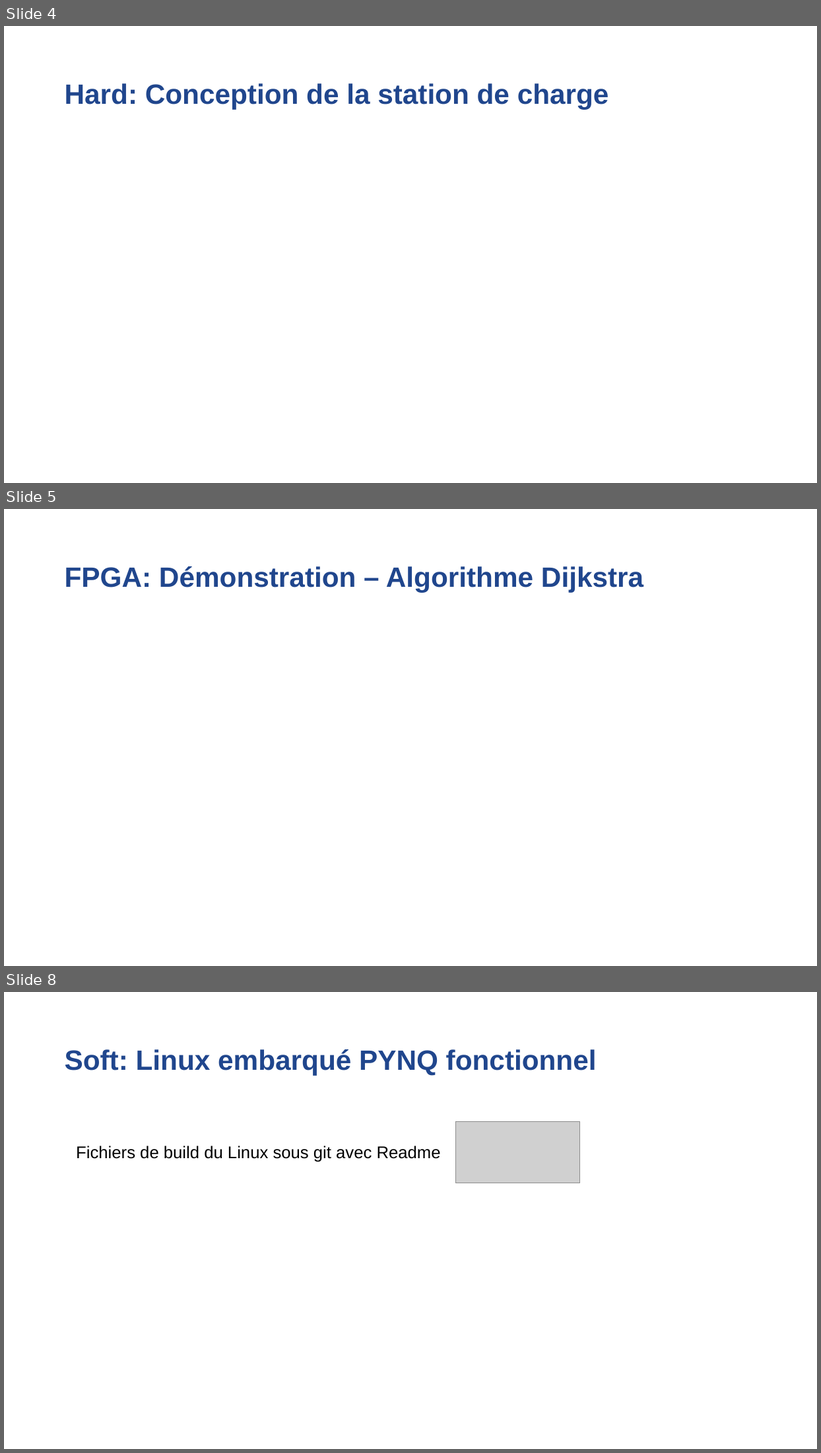
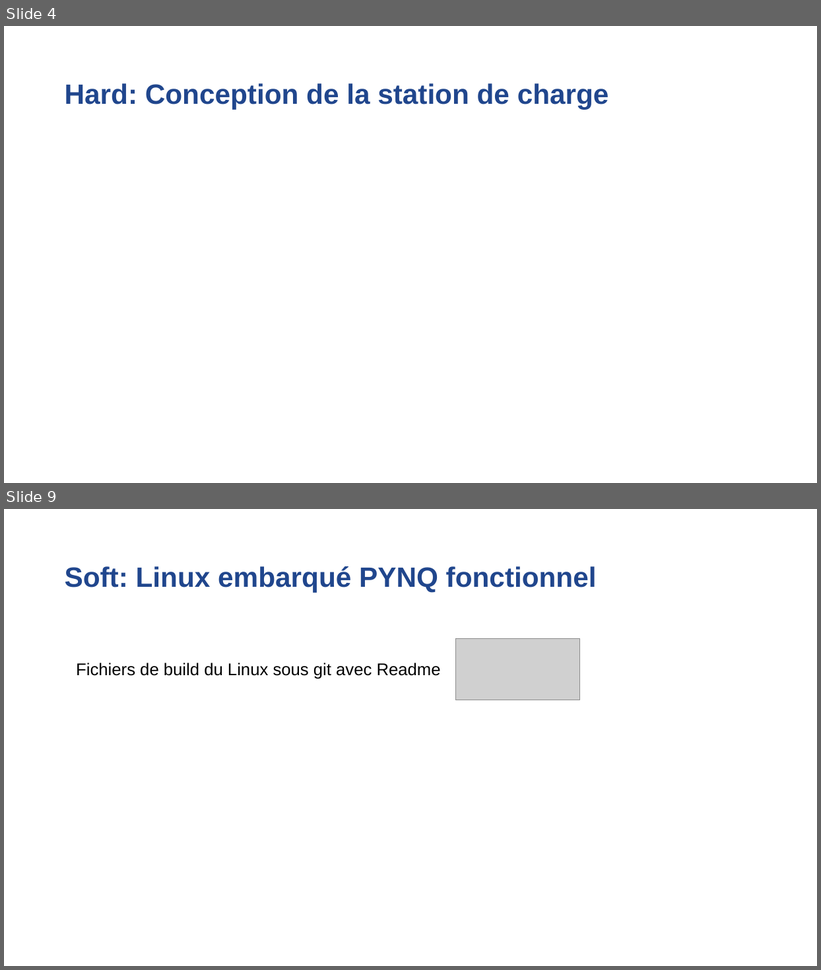
Before and after one commit to Laffargue-ElsysDesign/Robot_Surveillance_V3, a slide deck: GestionDeProjet/Reunions/Reunion_23_06_2022/Reunion_avancement23_06_22.pptx. Shown one above the other, each under a label of ours: slides 4, 5 and 8 before the commit, slides 4 and 9 after it; the slides between them are not shown. The pictures are 821x1453 and 821x970 pixels, drawn with LibreOffice and Linux fonts; fonts in the diff are those of the drawing; grey boxes stand for pictures; background and template pictures are left out. Boxes give left, top, right and bottom in pixels: in the first picture for what was removed or moved away, otherwise in the second. Text is boxed around its words. In the diff, an @@ line names an element or a change of style, - is before the commit and + after.

```diff
--- a/GestionDeProjet/Reunions/Reunion_23_06_2022/Reunion_avancement23_06_22.pptx
+++ b/GestionDeProjet/Reunions/Reunion_23_06_2022/Reunion_avancement23_06_22.pptx
@@ slide 5 removed at [4, 509, 817, 966], background #FFFFFF @@
@@ title removed at [65, 566, 644, 592] @@
-FPGA: Démonstration – Algorithme Dijkstra
@@ what was slide 8 is now slide 9 @@
```
Also in this commit, not shown: 3 slides changed, 2 slides added, 14 other files.
